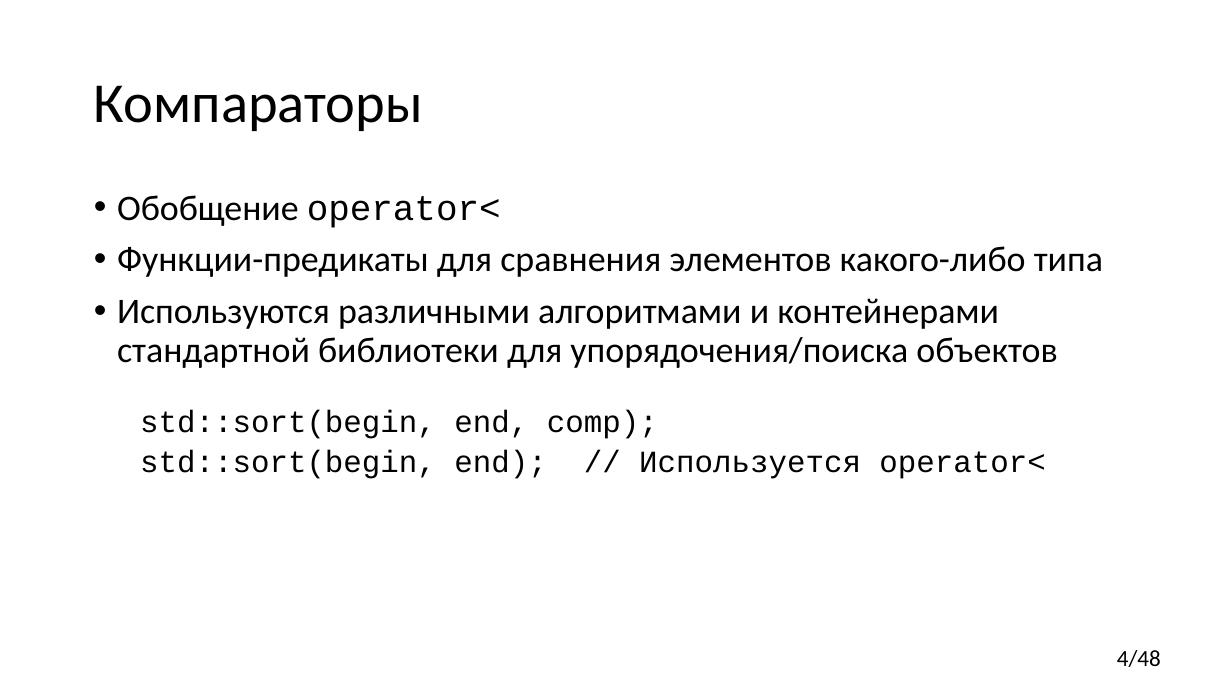
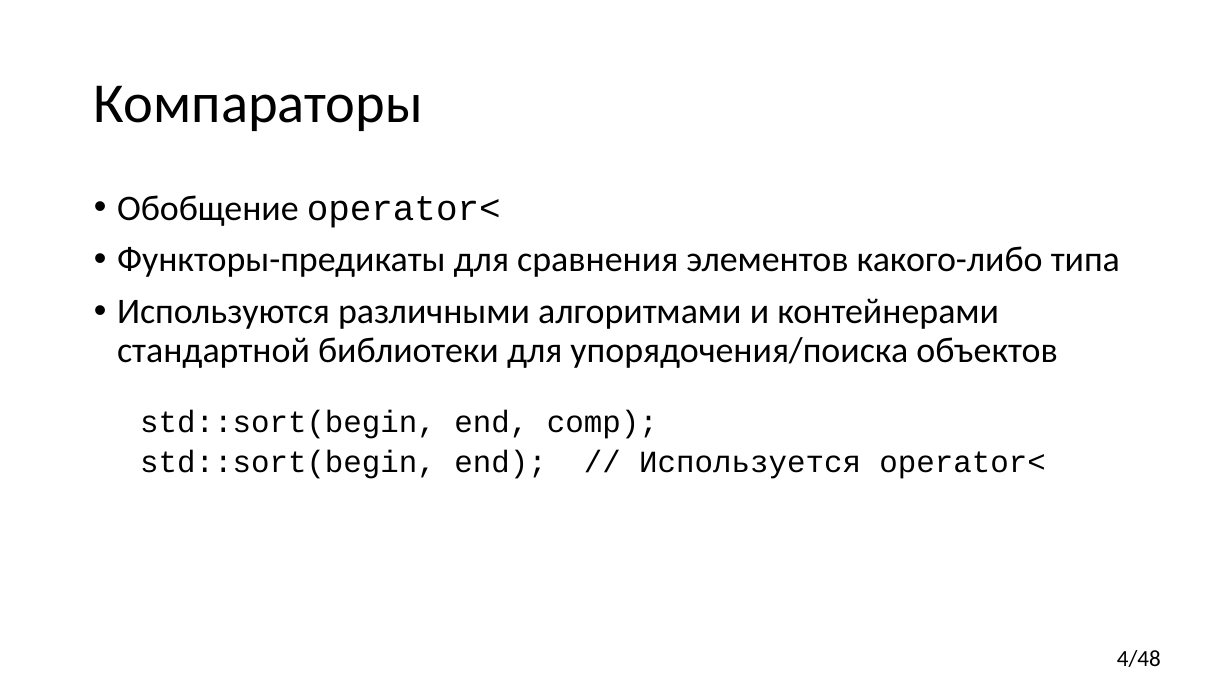
Before and after one commit to yugr/CppRussia, a slide deck: slide 4 of 2023/RU.pptx. Drawn at 1232x693 pixels with LibreOffice and Linux fonts; fonts in the diff are those of the drawing. Boxes give left, top, right and bottom in pixels: in the first picture for what was removed or moved away, otherwise in the second. Text is boxed around its words. In the diff, an @@ line names an element or a change of style, - is before the commit and + after.

```diff
--- a/2023/RU.pptx
+++ b/2023/RU.pptx
@@ text at bbox=[117, 246, 1120, 277]: text changed @@
-• Функции-предикаты для сравнения элементов какого-либо типа
+• Функторы-предикаты для сравнения элементов какого-либо типа
```
Also in this commit, not shown: 7 other slides changed.
